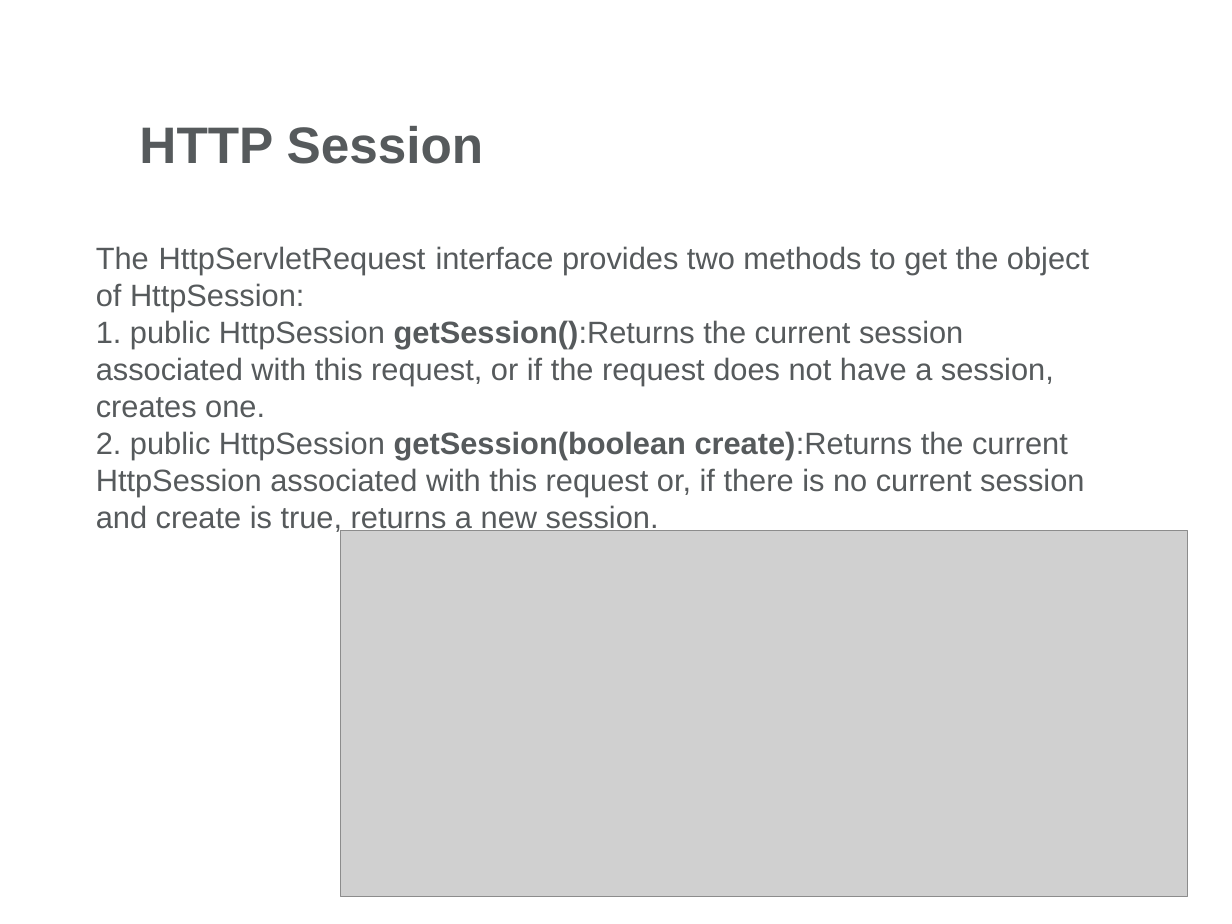
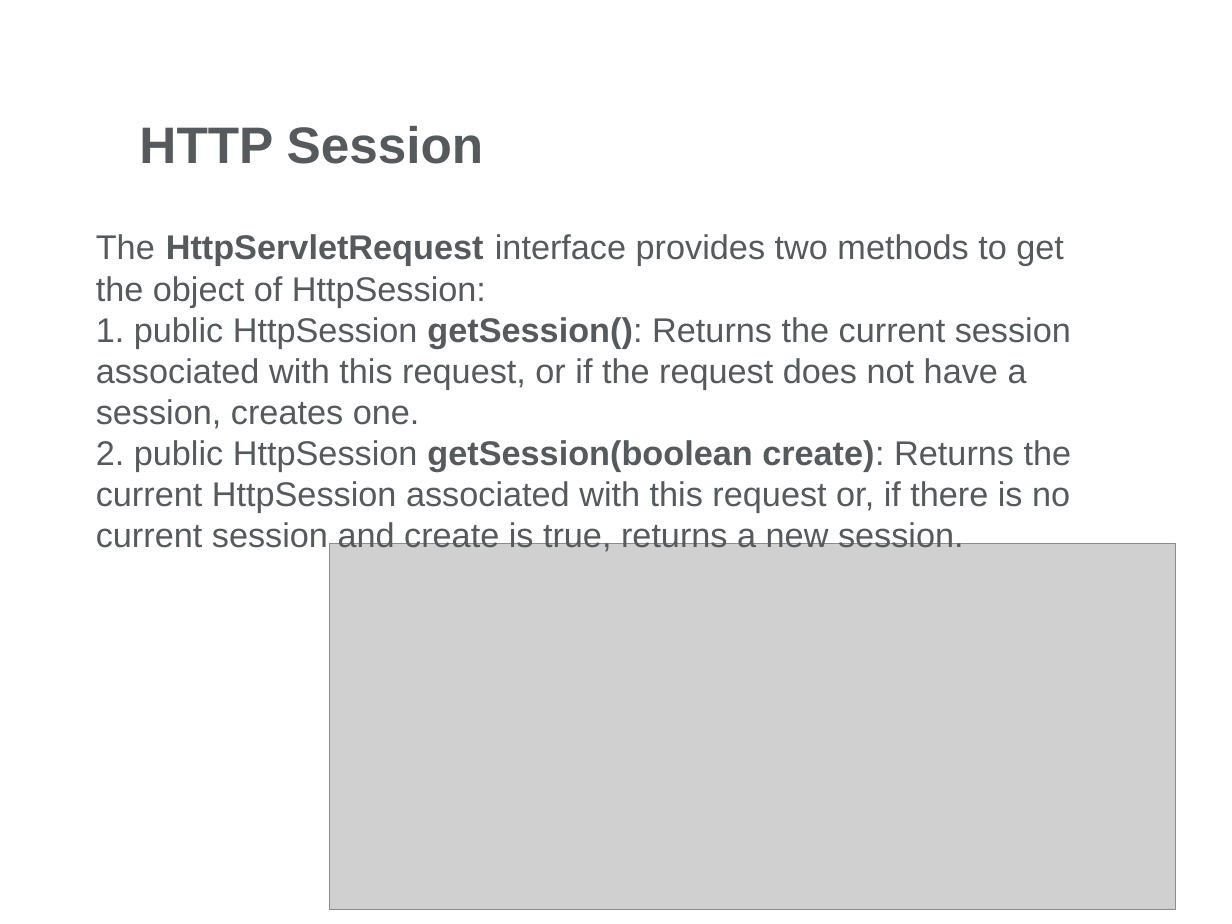
Before and after one commit to chiriacbeatrice/JavaDocs, a slide deck: slide 28 of Servlets/Day2/Docs/Web Presentation-Part2.pptx. Drawn at 1232x924 pixels with LibreOffice and Linux fonts; fonts in the diff are those of the drawing; grey boxes stand for pictures; background and template pictures are left out. Boxes give left, top, right and bottom in pixels: in the first picture for what was removed or moved away, otherwise in the second. Text is boxed around its words. In the diff, an @@ line names an element or a change of style, - is before the commit and + after.

Commit message:
Servlet-Part2

```diff
--- a/Servlets/Day2/Docs/Web Presentation-Part2.pptx
+++ b/Servlets/Day2/Docs/Web Presentation-Part2.pptx
@@ text "The HttpServletRequest interface provides two ...": place and size @@
-text "The HttpServletRequest interface provides two ..." at (96,246,1089,533)
+text "The HttpServletRequest interface provides two ..." at (96,234,1072,552)
@@ text at (96,234,1064,307): size 18 to 20 pt in "The HttpServletRequest interface provides two methods to ..."; bold on in "HttpServletRequest" @@
@@ text at (96,317,1072,552): text changed; size 18 to 20 pt @@
-1. public HttpSession getSession():Returns the current session associated with this request, or if the request does not have a session, creates one.
-2. public HttpSession getSession(boolean create):Returns the current HttpSession associated with this request or, if there is no current session and create is true, returns a new session.
+1. public HttpSession getSession(): Returns the current session associated with this request, or if the request does not have a session, creates one.
+2. public HttpSession getSession(boolean create): Returns the current HttpSession associated with this request or, if there is no current session and create is true, returns a new session.
@@ picture: place and size @@
-picture at (341,531,1188,897)
+picture at (329,543,1175,909)
```
Also in this commit, not shown: 14 other slides changed, 18 other files.
